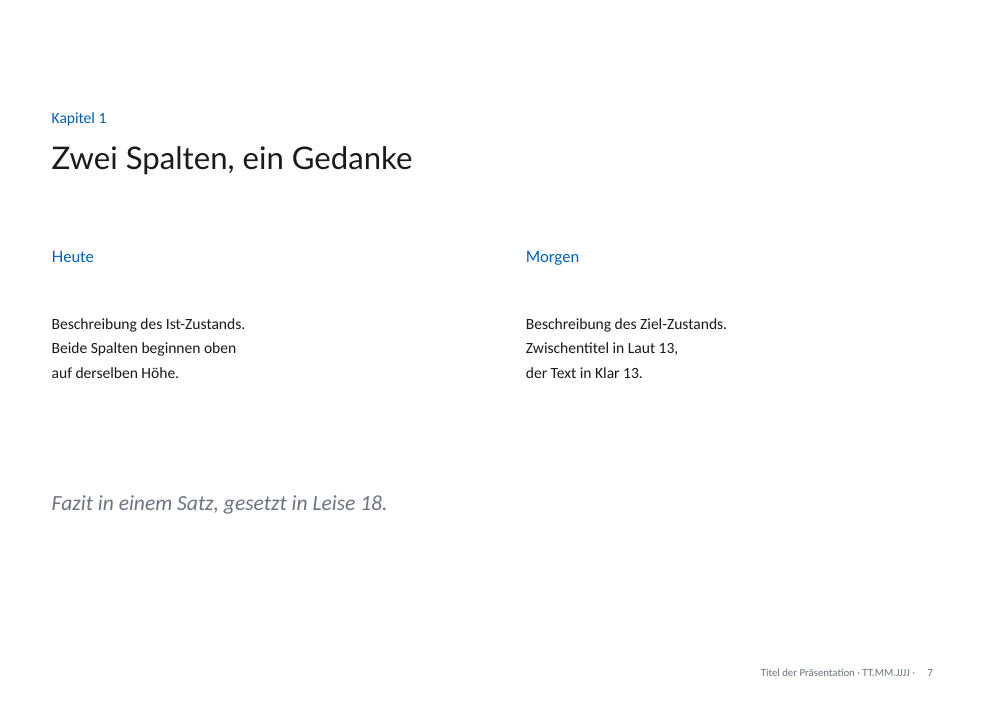
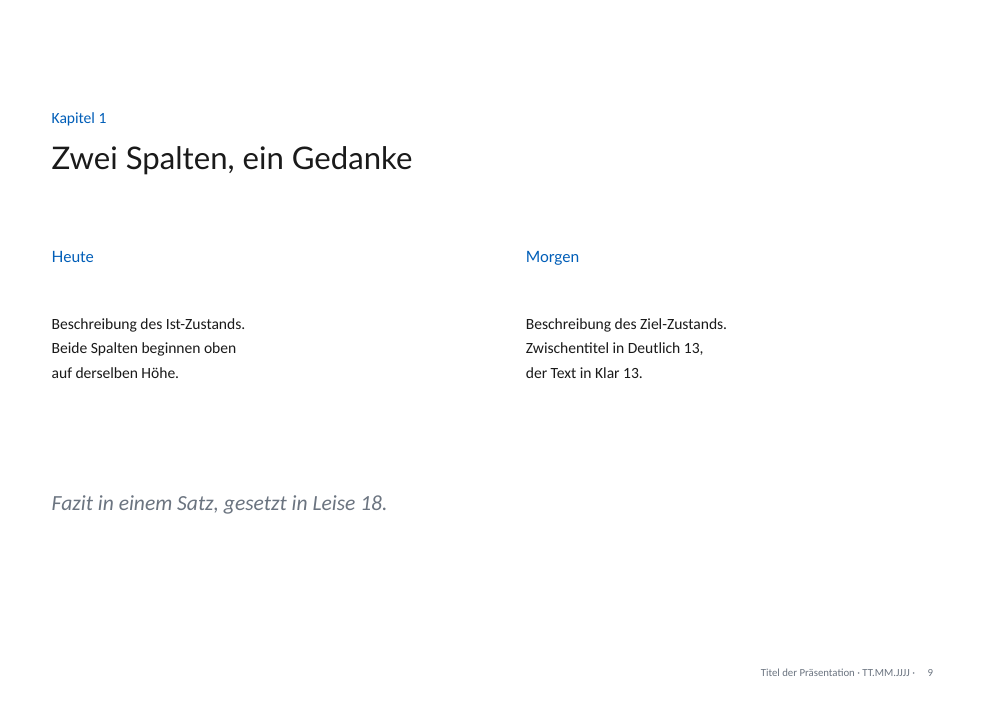
Before and after one commit to phtok/goeloggen, a slide deck: slide 9 of assets/templates/GoetheanumVorlageA4.pptx (slide 7 before the commit). Drawn at 1008x713 pixels with LibreOffice and Linux fonts; fonts in the diff are those of the drawing; background and template pictures are left out. Boxes give left, top, right and bottom in pixels: in the first picture for what was removed or moved away, otherwise in the second. Text is boxed around its words. In the diff, an @@ line names an element or a change of style, - is before the commit and + after.

Commit message:
Gütesiegel: die Vorlage lehrt die gemeinsame Sprache (#473)
Die Platzhalterpräsi wird zum Lehrstück: zwei anschauliche Feintypografie-Folien
(‹Die kleinen Zeichen›, ‹Noch feinere Zeichen›), Regeln eingestreut auf bestehende
Folien (Einfachauszeichnung, Lesemass, Minus/Leerzeichen, tabellarische Ziffern,
Korrektur Deutlich statt Laut), ein Gütesiegel-Kästchen (gesichert ↔ Goodwill) und
die frühere Kontrast-/Gold-/Datums-Runde. Tool-Seite: schlankes Panel am Lesemass,
verlinkt aufs Regelwerk. Alle Regeln mit korrektem Zeichensatz (…, –, −, U+202F, ‹›).

```diff
--- a/assets/templates/GoetheanumVorlageA4.pptx
+++ b/assets/templates/GoetheanumVorlageA4.pptx
@@ text at [526, 342, 704, 355]: text changed @@
-Zwischentitel in Laut 13,
+Zwischentitel in Deutlich 13,
@@ page number at [928, 669, 933, 676]: text changed @@
-7
+9
```
Also in this commit, not shown: 5 other slides changed, 2 slides added, 2 other files.
